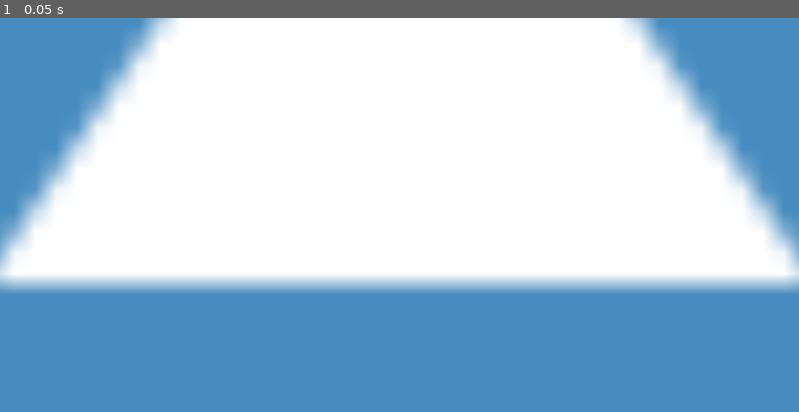
Above: before the commit, frame 1.
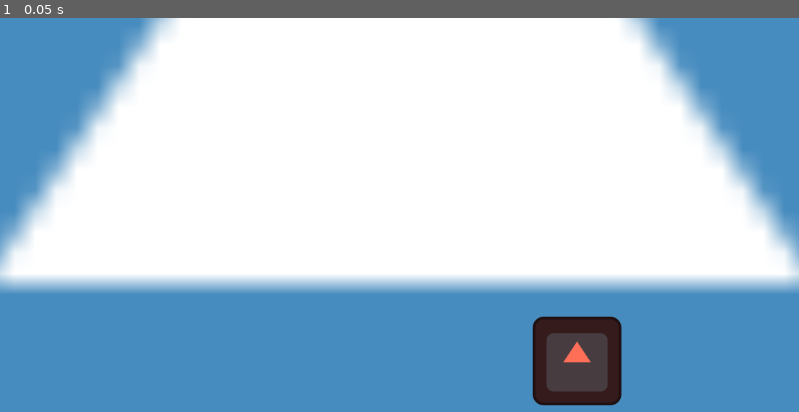
Above: after the commit, the same moment.

Repository: MaddestOfLads/jam-for-a-cause-team-stick-bug-game
Game: Godot game, scene res://scenes/map/map.tscn
The game is run twice, just before and just after one commit, with the same random seed, the same clock (stepped at 60 frames per second) and the same inputs. The project has no main scene, so this scene is started directly. The engine's default icon, where the game draws it, is replaced by a stand-in: a white triangle on a blue panel in a dark square.
Inputs:
- Up to frame 1 (0.05 s): no input

The runs differ from the first frame. In frame 1, 2.5% of the frame differs, in the area x 66-78%, y 75-99%.

Commit message:
Configuring basic Island node, Connection class

Diff:
--- /dev/null
+++ b/scenes/island/island.gd
@@ -0,0 +1,4 @@
+extends Node2D
+
+
+@export var island_ID: int = -1
--- /dev/null
+++ b/scenes/island/island.tscn
@@ -0,0 +1,19 @@
+[gd_scene format=3 uid="uid://on1ho4ye3jqs"]
+
+[ext_resource type="Script" uid="uid://cx1j5ug5x8k2f" path="res://scenes/island/island.gd" id="1_bm5u3"]
+[ext_resource type="Texture2D" uid="uid://cujvsfwpdtan4" path="res://icon.svg" id="2_w07yj"]
+
+[sub_resource type="RectangleShape2D" id="RectangleShape2D_sk6ow"]
+size = Vector2(128, 128)
+
+[node name="Island" type="Node2D" unique_id=1290088679]
+script = ExtResource("1_bm5u3")
+
+[node name="Sprite2D" type="Sprite2D" parent="." unique_id=1469256903]
+modulate = Color(0.99999255, 0.43744603, 0.34260872, 1)
+texture = ExtResource("2_w07yj")
+
+[node name="Area2D" type="Area2D" parent="." unique_id=1910699438]
+
+[node name="CollisionShape2D" type="CollisionShape2D" parent="Area2D" unique_id=19922822]
+shape = SubResource("RectangleShape2D_sk6ow")
--- a/scenes/map/camera_pan.gd
+++ b/scenes/map/camera_pan.gd
@@ -2,16 +2,15 @@
 
 
 # Camera zoom
-const _ZOOM_SPEED: float = 8.0
-const _ZOOM_INCREMENT: float = 0.1
-
 var _target_zoom: float = 1.0
-var _max_zoom: float = 1.0
-var _min_zoom: float = 0.1
+@export var _zoom_speed: float = 8.0
+@export var _zoom_increment: float = 0.1
+@export var _max_zoom: float = 1.0
+@export var _min_zoom: float = 0.1
 
 
 func _physics_process(delta: float) -> void:
-	zoom = lerp(zoom, _target_zoom * Vector2.ONE, _ZOOM_SPEED * delta)
+	zoom = lerp(zoom, _target_zoom * Vector2.ONE, _zoom_speed * delta)
 	set_physics_process(not is_equal_approx(zoom.x, _target_zoom))
 
 func _unhandled_input(event: InputEvent) -> void:
@@ -27,9 +26,9 @@
 				zoom_in()
 
 func zoom_in() -> void:
-	_target_zoom = clamp(_target_zoom - _ZOOM_INCREMENT, _min_zoom, _max_zoom)
+	_target_zoom = clamp(_target_zoom - _zoom_increment, _min_zoom, _max_zoom)
 	set_physics_process(true)
 
 func zoom_out() -> void:
-	_target_zoom = clamp(_target_zoom + _ZOOM_INCREMENT, _min_zoom, _max_zoom)
+	_target_zoom = clamp(_target_zoom + _zoom_increment, _min_zoom, _max_zoom)
 	set_physics_process(true)
--- /dev/null
+++ b/scenes/map/connection.gd
@@ -0,0 +1,6 @@
+class_name Connection extends Node
+
+var island_1_ID: int = -1
+var island_2_ID: int = -1
+var is_connection_successful: bool = false
+var interaction_flavor_text: String = ""
--- /dev/null
+++ b/scenes/map/map.gd
@@ -0,0 +1,4 @@
+extends Node2D
+
+
+@export var connection_array: Array[Connection] = []
--- a/scenes/map/map.tscn
+++ b/scenes/map/map.tscn
@@ -1,12 +1,15 @@
 [gd_scene format=3 uid="uid://bxeoc8yaurxe4"]
 
+[ext_resource type="Script" uid="uid://en4jx6lwjent" path="res://scenes/map/map.gd" id="1_ph54e"]
 [ext_resource type="Texture2D" uid="uid://cujvsfwpdtan4" path="res://icon.svg" id="1_sxf4j"]
 [ext_resource type="Script" uid="uid://wiwu6muy3k5y" path="res://scenes/map/camera_pan.gd" id="2_tqkkf"]
+[ext_resource type="PackedScene" uid="uid://on1ho4ye3jqs" path="res://scenes/island/island.tscn" id="3_a2pkv"]
 
 [sub_resource type="RectangleShape2D" id="RectangleShape2D_3vi7k"]
 size = Vector2(3840, 3840)
 
 [node name="Map" type="Node2D" unique_id=961070656]
+script = ExtResource("1_ph54e")
 
 [node name="TextureRect" type="TextureRect" parent="." unique_id=2090223938]
 offset_right = 3840.0
@@ -22,3 +25,17 @@
 [node name="Camera2D" type="Camera2D" parent="." unique_id=1058211037]
 offset = Vector2(1920, 1920)
 script = ExtResource("2_tqkkf")
+
+[node name="Islands" type="Node" parent="." unique_id=22276009]
+
+[node name="Island1" parent="Islands" unique_id=1290088679 instance=ExtResource("3_a2pkv")]
+position = Vector2(1400, 2556)
+island_ID = 1
+
+[node name="Island2" parent="Islands" unique_id=145559495 instance=ExtResource("3_a2pkv")]
+position = Vector2(2176, 2091)
+island_ID = 2
+
+[node name="Island3" parent="Islands" unique_id=1996463198 instance=ExtResource("3_a2pkv")]
+position = Vector2(1899, 1275)
+island_ID = 3
Not shown, added: scenes/island/island.gd.uid
Not shown, added: scenes/map/connection.gd.uid
Not shown, added: scenes/map/map.gd.uid
